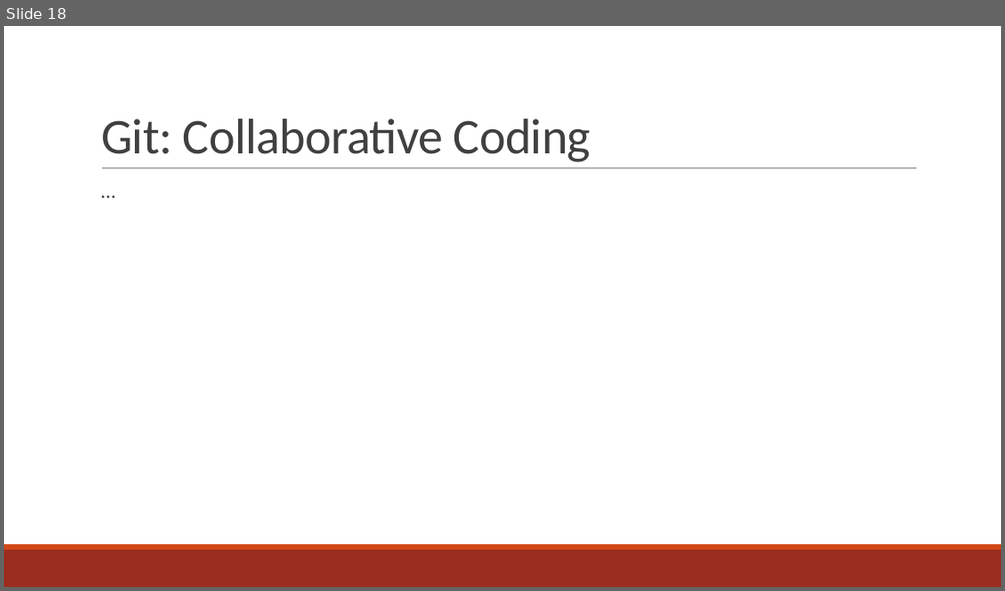
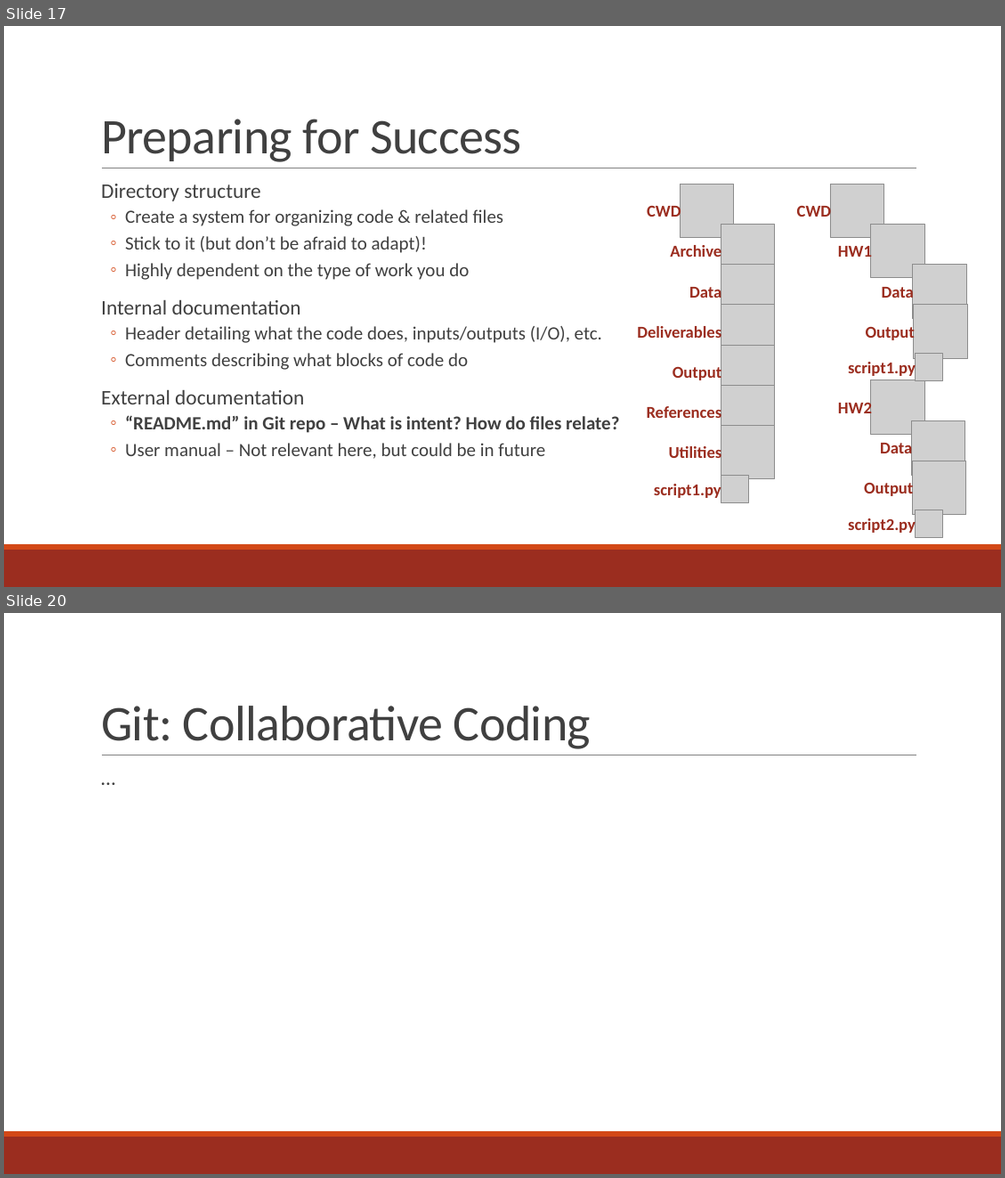
Before and after one commit to curtispmartin/Education, a slide deck: Working/2_VersionControl/2_VersionControl.pptx. Shown one above the other, each under a label of ours: slide 18 before the commit, slides 17 and 20 after it; the slides between them are not shown. The pictures are 1005x591 and 1005x1178 pixels, drawn with LibreOffice and Linux fonts; fonts in the diff are those of the drawing; grey boxes stand for pictures. Boxes give left, top, right and bottom in pixels: in the first picture for what was removed or moved away, otherwise in the second. Text is boxed around its words. In the diff, an @@ line names an element or a change of style, - is before the commit and + after.

```diff
--- a/Working/2_VersionControl/2_VersionControl.pptx
+++ b/Working/2_VersionControl/2_VersionControl.pptx
@@ slide 17 added at <box>4,26,1001,587</box>, background #FFFFFF; not listed: 3 template elements that a slide beside it also shows @@
@@ title added at <box>101,119,521,162</box>, 48 pt, text #404040 @@
+Preparing for Success
@@ text added at <box>101,184,619,459</box>, 18 pt, text #404040 @@
+  Directory structure
+  ◦ Create a system for organizing code & related files
+  ◦ Stick to it (but don’t be afraid to adapt)!
+  ◦ Highly dependent on the type of work you do
+  Internal documentation
+  ◦ Header detailing what the code does, inputs/outputs (I/O), etc.
+  ◦ Comments describing what blocks of code do
+  External documentation
+  ◦ “README.md” in Git repo – What is intent? How do files relate?
+  ◦ User manual – Not relevant here, but could be in future
@@ group added at <box>637,184,775,503</box>: 8 pictures, 8 texts @@
+CWD
+Archive
+Data
+Deliverables
+Output
+References
+Utilities
+script1.py
@@ group added at <box>797,184,967,538</box>: 9 pictures, 9 texts @@
+CWD
+HW1
+Data
+Output
+HW2
+Data
+Output
+script1.py
+script2.py
@@ what was slide 18 is now slide 20 @@
```
Also in this commit, not shown: 1 slide changed, 4 other slides added, 1 slide removed, 1 other file.
